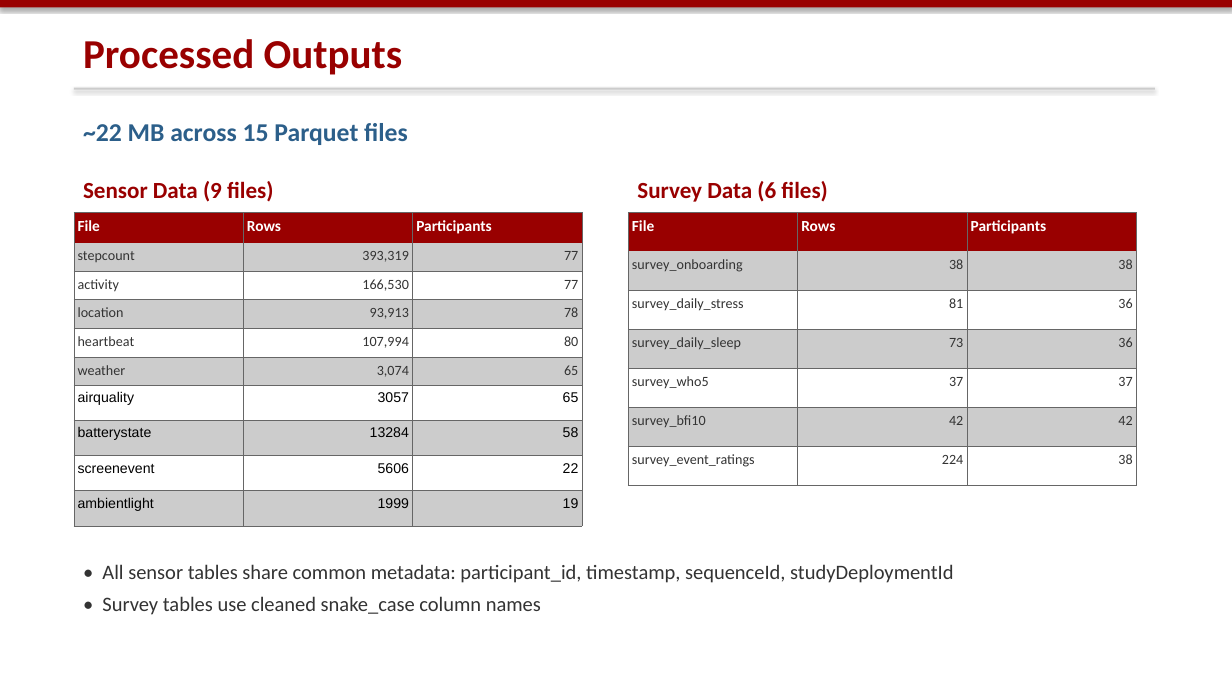
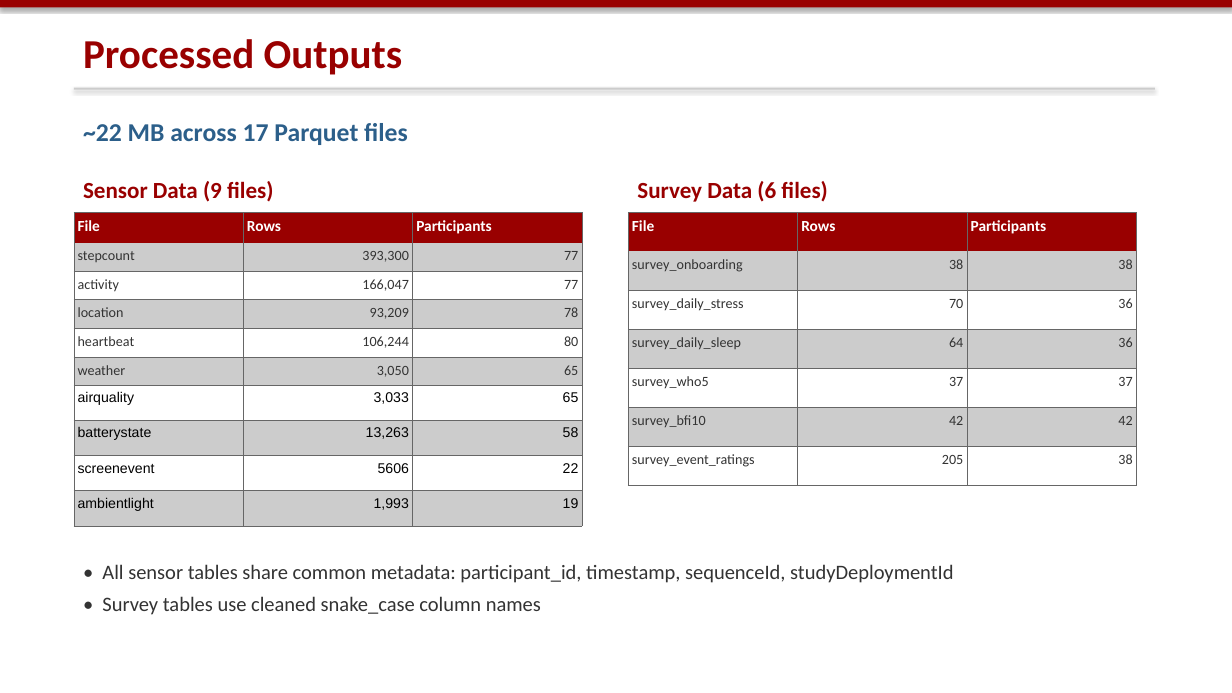
Before and after one commit to dtu-digital-health/UbiLife, a slide deck: slide 15 of reports/ubilife_presentation.pptx. Drawn at 1232x693 pixels with LibreOffice and Linux fonts; fonts in the diff are those of the drawing. Boxes give left, top, right and bottom in pixels: in the first picture for what was removed or moved away, otherwise in the second. Text is boxed around its words. In the diff, an @@ line names an element or a change of style, - is before the commit and + after.

```diff
--- a/reports/ubilife_presentation.pptx
+++ b/reports/ubilife_presentation.pptx
@@ text at (x1=83, y1=123, x2=408, y2=145): text changed @@
-~22 MB across 15 Parquet files
+~22 MB across 17 Parquet files
@@ table at (x1=74, y1=213, x2=581, y2=526) @@
-row 2, column 2: 393,319
+row 2, column 2: 393,300
-row 3, column 2: 166,530
+row 3, column 2: 166,047
-row 4, column 2: 93,913
+row 4, column 2: 93,209
-row 5, column 2: 107,994
+row 5, column 2: 106,244
-row 6, column 2: 3,074
+row 6, column 2: 3,050
-row 7, column 2: 3057
+row 7, column 2: 3,033
-row 8, column 2: 13284
+row 8, column 2: 13,263
-row 10, column 2: 1999
+row 10, column 2: 1,993
@@ table at (x1=628, y1=213, x2=1136, y2=485) @@
-row 3, column 2: 81
+row 3, column 2: 70
-row 4, column 2: 73
+row 4, column 2: 64
-row 7, column 2: 224
+row 7, column 2: 205
```
Also in this commit, not shown: 8 other slides changed, 3 other files.
